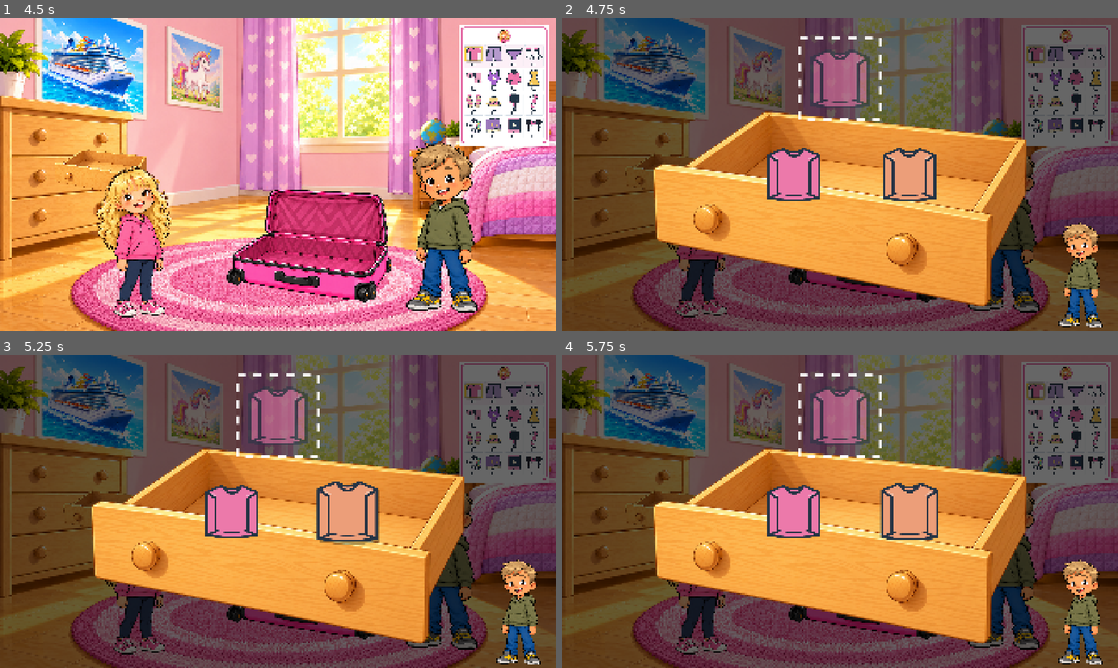
Above: before the commit, frames 1-4 (two rows, left to right).
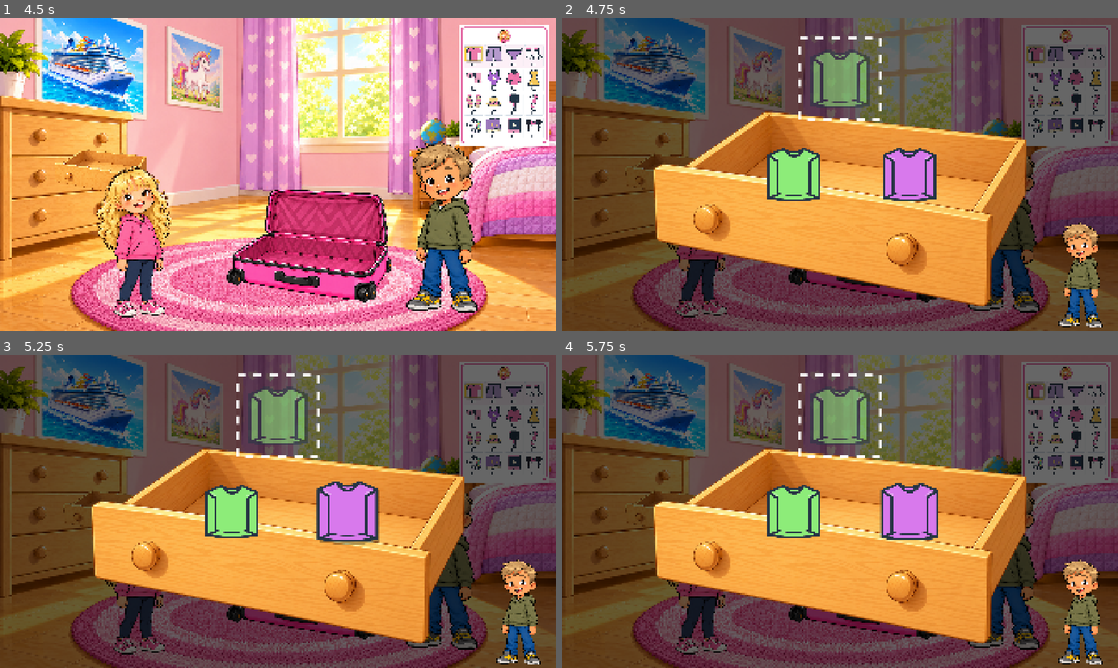
Above: after the commit, the same moments.

Repository: polarispixels/cruise-adventure
Game: Godot game, scene res://scenes/title.tscn
Same seed, same stepped clock (60 frames per second), same inputs: the game is played once before the commit and once after it.
Inputs (mouse positions are in pixels of both pictures, inside the frame that each line leads up to):
- Up to frame 1 (4.5 s): move the mouse to (400, 158) at 0.52 s; click (400, 158) at 0.67 s; drag from (166, 190) to (250, 237) at 1.27 s; move the mouse to (333, 105) at 2.02 s; click (333, 105) at 2.17 s; drag from (250, 237) to (111, 127) at 2.77 s; move the mouse to (444, 221) at 3.52 s; click (444, 221) at 3.67 s; drag from (111, 127) to (194, 96) at 4.27 s
- Up to frame 2 (4.75 s): no input
- Up to frame 3 (5.25 s): tap Enter at 5 s; move the mouse to (305, 511) at 5.02 s; click (305, 511) at 5.17 s
- Up to frame 4 (5.75 s): no input

Frame 1 is identical in both runs. In frame 2, 3.5% of the frame differs, in the area x 37-67%, y 11-58%; in frame 3, 3.9%, in the area x 37-68%, y 11-60%; in frame 4, 3.7%.

Commit message:
feat: randomized item colors in the Find game (8 hue steps, difficulty via min_color_gap)
Co-Authored-By: Claude Sonnet 5.5 <noreply@anthropic.com>

Diff:
--- a/data/becca.tres
+++ b/data/becca.tres
@@ -11,3 +11,4 @@
 intro_video = "res://assets/video/becca-intro.ogv"
 outfits = 4
 done_video = "res://assets/video/becca-done.ogv"
+min_color_gap = 3
--- a/data/jack.tres
+++ b/data/jack.tres
@@ -11,3 +11,4 @@
 intro_video = "res://assets/video/jack-intro.ogv"
 outfits = 6
 done_video = "res://assets/video/becca-done.ogv"
+min_color_gap = 1
--- a/scripts/drawer_view.gd
+++ b/scripts/drawer_view.gd
@@ -35,13 +35,14 @@
 	wrong_count = 0
 	_helper.kid = helper
 	_helper.set_pose("idle")
-	_target.texture = kid.prop(item + "-card")
-	var textures: Array[Texture2D] = [kid.prop(item + "-card")]
-	textures.append_array(kid.distractors(item))
-	var correct_texture := textures[0]
 	var rng := RandomNumberGenerator.new()
 	if rng_seed >= 0:
 		rng.seed = rng_seed
+	else:
+		rng.randomize()
+	var textures := kid.pick_colors(item, rng)
+	var correct_texture := textures[0]
+	_target.texture = correct_texture
 	for i in range(textures.size() - 1, 0, -1):
 		var j := rng.randi_range(0, i)
 		var swap := textures[i]
--- a/scripts/kid_profile.gd
+++ b/scripts/kid_profile.gd
@@ -3,7 +3,8 @@
 class_name KidProfile
 extends Resource
 
-const ALTS: Array[String] = ["alt-1", "alt-2", "alt-3"]
+## Every clothing item exists in this many colors (hue steps of 360/COLOR_STEPS degrees).
+const COLOR_STEPS := 8
 
 @export var id: String
 @export var ribbon_color: Color
@@ -17,6 +18,8 @@
 @export var outfits: int = 6
 ## res:// path of the finish clip, or "" to go straight to the replay/home buttons.
 @export var done_video: String
+## Smallest circular hue-step distance between the target color and any distractor.
+@export var min_color_gap: int
 
 
 func character(pose: String) -> Texture2D:
@@ -35,8 +38,32 @@
 	return load("res://assets/cards/%s.png" % id)
 
 
-func distractors(item: String) -> Array[Texture2D]:
-	var out: Array[Texture2D] = []
-	for alt in ALTS.slice(0, choices - 1):
-		out.append(prop("%s-%s" % [item, alt]))
+## The item in all COLOR_STEPS colors; index = hue step, 0 = the card color.
+func colors(item: String) -> Array[Texture2D]:
+	var out: Array[Texture2D] = [prop(item + "-card")]
+	for k in range(1, COLOR_STEPS):
+		out.append(prop("%s-alt-%d" % [item, k]))
 	return out
+
+
+## `choices` distinct colors: element 0 is the target (random step), the rest
+## are distractors at least min_color_gap hue steps (circular) from it.
+func pick_colors(item: String, rng: RandomNumberGenerator) -> Array[Texture2D]:
+	var all := colors(item)
+	var target := rng.randi_range(0, COLOR_STEPS - 1)
+	var pool: Array[int] = []
+	for k in COLOR_STEPS:
+		var d := absi(k - target)
+		if k != target and mini(d, COLOR_STEPS - d) >= min_color_gap:
+			pool.append(k)
+	if pool.size() < choices - 1:
+		push_error("%s: only %d colors at gap >= %d, need %d" % [id, pool.size(), min_color_gap, choices - 1])
+	var out: Array[Texture2D] = [all[target]]
+	for i in range(pool.size() - 1, 0, -1):
+		var j := rng.randi_range(0, i)
+		var swap := pool[i]
+		pool[i] = pool[j]
+		pool[j] = swap
+	for k in pool.slice(0, choices - 1):
+		out.append(all[k])
+	return out
--- a/tests/test_assets.gd
+++ b/tests/test_assets.gd
@@ -33,6 +33,6 @@
 	for kid in ["jack", "becca"]:
 		for item in ["shirt", "shorts", "underwear", "socks"]:
 			var card: Texture2D = load("res://assets/props/%s/%s-card.png" % [kid, item])
-			for alt in ["alt-1", "alt-2", "alt-3"]:
+			for alt in ["alt-1", "alt-2", "alt-3", "alt-4", "alt-5", "alt-6", "alt-7"]:
 				var tex: Texture2D = load("res://assets/props/%s/%s-%s.png" % [kid, item, alt])
 				t.check(card != null and tex != null and tex.get_size() == card.get_size(), "%s %s %s size" % [kid, item, alt])
--- a/tests/test_drawer_view.gd
+++ b/tests/test_drawer_view.gd
@@ -55,7 +55,9 @@
 	t.eq(view.choices().size(), 2, "two choices")
 	var accepting := view.choices().filter(func(c): return c.accept_drop)
 	t.eq(accepting.size(), 1, "exactly one accepts")
-	t.eq(view.correct_choice().texture, load("res://data/becca.tres").prop("shirt-card"), "the card shirt")
+	var colors := (load("res://data/becca.tres") as KidProfile).colors("shirt")
+	t.check(colors.has(view.correct_choice().texture), "correct is one of the 8 colors")
+	t.eq(view.correct_choice().texture, view.get_node("Target").texture, "target shows the answer")
 	view.free()
 
 
--- a/tests/test_game.gd
+++ b/tests/test_game.gd
@@ -36,8 +36,45 @@
 	t.eq(becca.hint_delay, 6.0, "becca hint")
 	t.eq(jack.choices, 4, "jack choices")
 	t.eq(jack.hint_delay, 8.0, "jack hint")
-	t.eq(becca.distractors("shirt").size(), 1, "becca distractors")
-	t.eq(jack.distractors("shirt").size(), 3, "jack distractors")
+	t.eq(becca.min_color_gap, 3, "becca color gap")
+	t.eq(jack.min_color_gap, 1, "jack color gap")
+	t.eq(becca.colors("shirt").size(), KidProfile.COLOR_STEPS, "8 colors")
+
+
+func _pick(kid: KidProfile, seed_value: int) -> Array[Texture2D]:
+	var rng := RandomNumberGenerator.new()
+	rng.seed = seed_value
+	return kid.pick_colors("shirt", rng)
+
+
+func test_becca_colors_far_apart(t) -> void:
+	var becca: KidProfile = load("res://data/becca.tres")
+	var all := becca.colors("shirt")
+	for s in 50:
+		var pick := _pick(becca, s)
+		t.eq(pick.size(), 2, "becca pick size")
+		if pick.size() != 2:
+			continue
+		var d: int = absi(all.find(pick[0]) - all.find(pick[1]))
+		d = mini(d, KidProfile.COLOR_STEPS - d)
+		t.check(all.has(pick[0]) and d >= 3, "seed %d gap %d" % [s, d])
+
+
+func test_jack_colors_distinct(t) -> void:
+	var jack: KidProfile = load("res://data/jack.tres")
+	for s in 50:
+		var seen := {}
+		for tex in _pick(jack, s):
+			seen[tex] = true
+		t.eq(seen.size(), 4, "seed %d distinct" % s)
+
+
+func test_target_color_varies(t) -> void:
+	var jack: KidProfile = load("res://data/jack.tres")
+	var targets := {}
+	for s in 50:
+		targets[jack.colors("shirt").find(_pick(jack, s)[0])] = true
+	t.check(targets.size() >= 4, "target varies: %d" % targets.size())
 
 
 func test_profile_textures_load(t) -> void:
Not shown, changed: .gitignore
